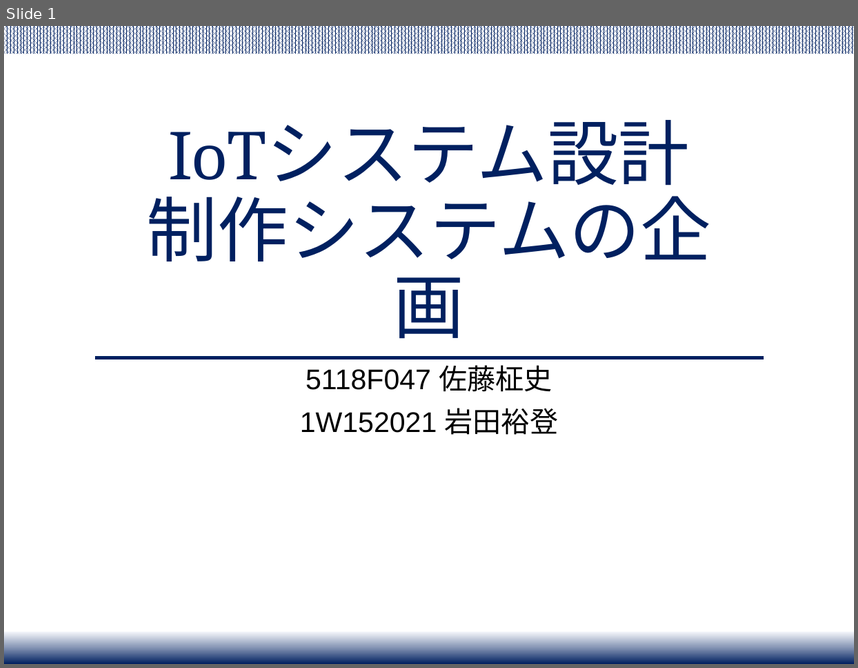
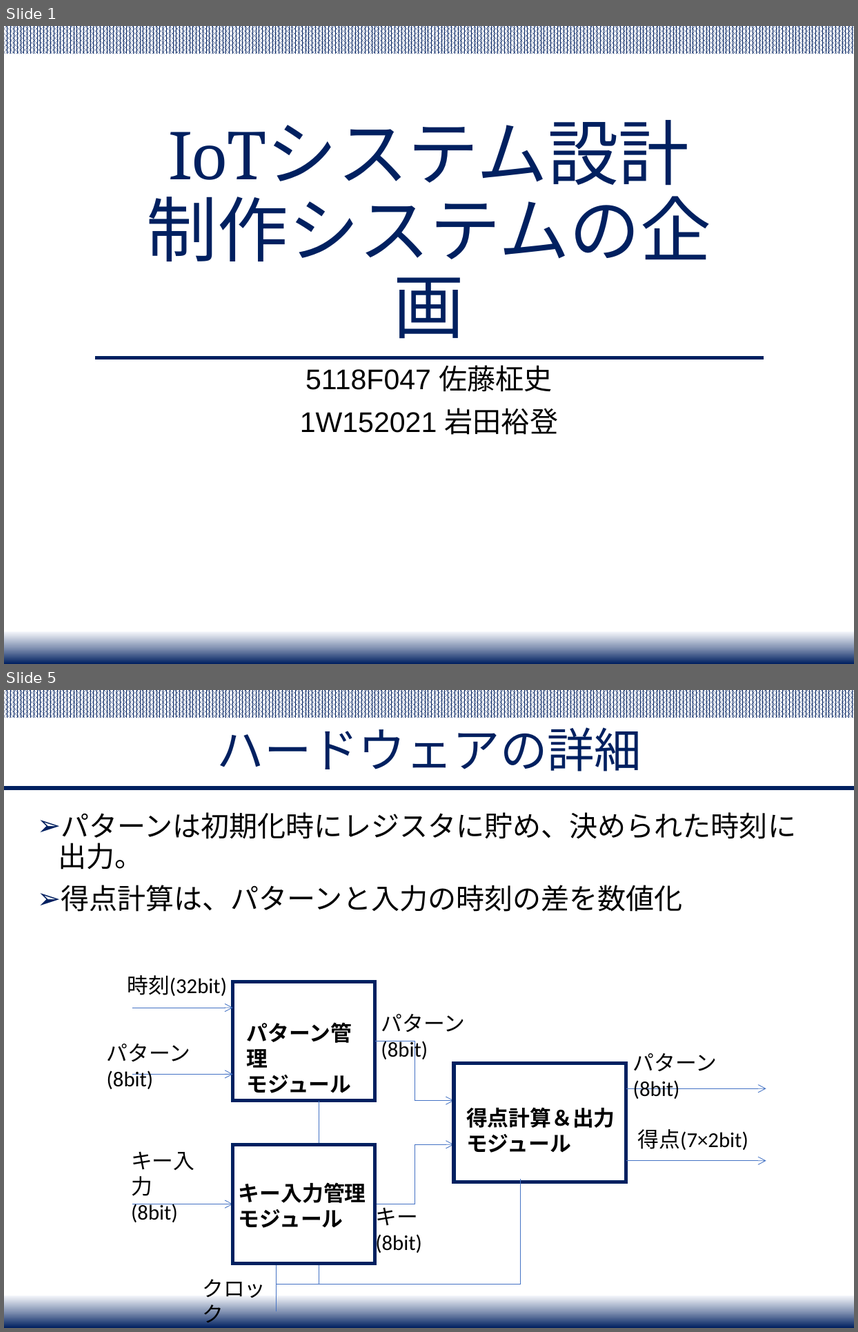
Before and after one commit to Yuchan4342/iot-system-project, a slide deck: presentation/IoT_project_presentation.pptx. Shown one above the other, each under a label of ours: slide 1 before the commit, slides 1 and 5 after it; the slides between them are not shown. The pictures are 858x668 and 858x1332 pixels, drawn with LibreOffice and Linux fonts; fonts in the diff are those of the drawing. Boxes give left, top, right and bottom in pixels: in the first picture for what was removed or moved away, otherwise in the second. Text is boxed around its words. In the diff, an @@ line names an element or a change of style, - is before the commit and + after.

```diff
--- a/presentation/IoT_project_presentation.pptx
+++ b/presentation/IoT_project_presentation.pptx
@@ slide 5 added at (4, 690, 854, 1328), background #FFFFFF; not listed: 2 template elements that a slide beside it also shows @@
@@ title added at (217, 727, 642, 771), 40 pt, text #002060 @@
+ハードウェアの詳細
@@ line added from (4, 788) to (854, 788), #002060 3 pt @@
@@ text added at (59, 812, 796, 911), 24 pt, text #000000 @@
+➢ パターンは初期化時にレジスタに貯め、決められた時刻に出力。
+➢ 得点計算は、パターンと入力の時刻の差を数値化
@@ text added at (127, 975, 227, 996), 18 pt, text #000000 @@
+時刻(32bit)
@@ rectangle added at (232, 982, 375, 1101), outline #002060 3 pt @@
@@ arrow added from (132, 1007) to (232, 1007), #4472C4 0.5 pt @@
@@ text added at (381, 1014, 465, 1062), 18 pt, text #000000 @@
+パターン(8bit)
@@ text added at (247, 1022, 352, 1093), 18 pt, text #000000, bold @@
+パターン管理
+モジュール
@@ elbow arrow added from (375, 1041) to (454, 1101), #4472C4 0.5 pt @@
@@ text added at (107, 1043, 191, 1089), 18 pt, text #000000 @@
+パターン(8bit)
@@ text added at (633, 1053, 717, 1098), 18 pt, text #000000 @@
+パターン(8bit)
@@ arrow added from (132, 1074) to (232, 1074), #4472C4 0.5 pt @@
@@ rectangle added at (454, 1063, 626, 1181), outline #002060 3 pt @@
@@ elbow line added from (276, 1287) to (319, 1101), #4472C4 0.5 pt @@
@@ arrow added from (626, 1089) to (766, 1089), #4472C4 0.5 pt @@
@@ text added at (466, 1107, 615, 1152), 18 pt, text #000000, bold @@
+得点計算＆出力
+モジュール
@@ rectangle added at (232, 1144, 375, 1263), fill #FFFFFF, outline #002060 3 pt @@
@@ elbow arrow added from (375, 1203) to (454, 1144), #4472C4 0.5 pt @@
@@ text added at (638, 1129, 749, 1150), 18 pt, text #000000 @@
+得点(7×2bit)
@@ text added at (131, 1151, 194, 1222), 18 pt, text #000000 @@
+キー入力
+(8bit)
@@ arrow added from (626, 1160) to (766, 1160), #4472C4 0.5 pt @@
@@ text added at (239, 1182, 366, 1228), 18 pt, text #000000, bold @@
+キー入力管理
+モジュール
@@ elbow line added from (278, 1284) to (520, 1179), #4472C4 0.5 pt @@
@@ arrow added from (132, 1203) to (232, 1203), #4472C4 0.5 pt @@
@@ text added at (375, 1202, 422, 1255), 18 pt, text #000000 @@
+キー(8bit)
@@ line added from (276, 1310) to (276, 1263), #4472C4 0.5 pt @@
@@ text added at (202, 1279, 266, 1328), 18 pt, text #000000 @@
+クロック
```
Also in this commit, not shown: 3 slides changed, 1 other slide added, 2 slides removed, 2 other files.
